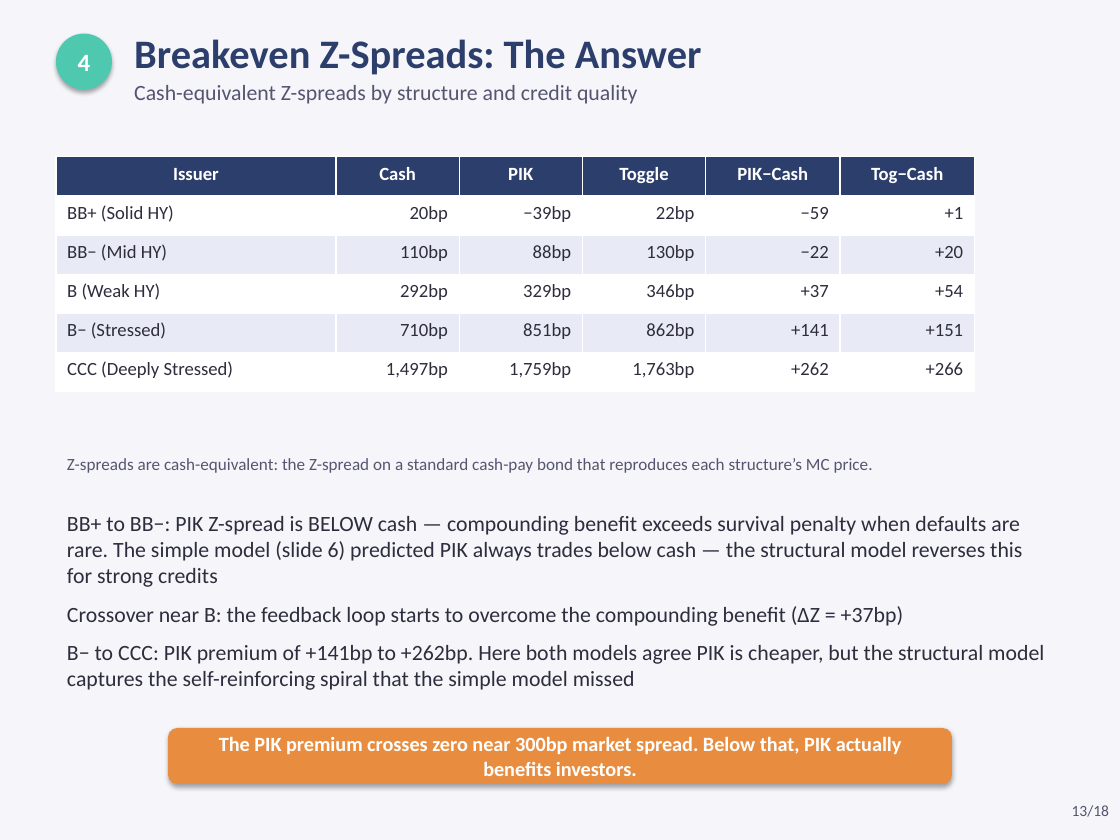
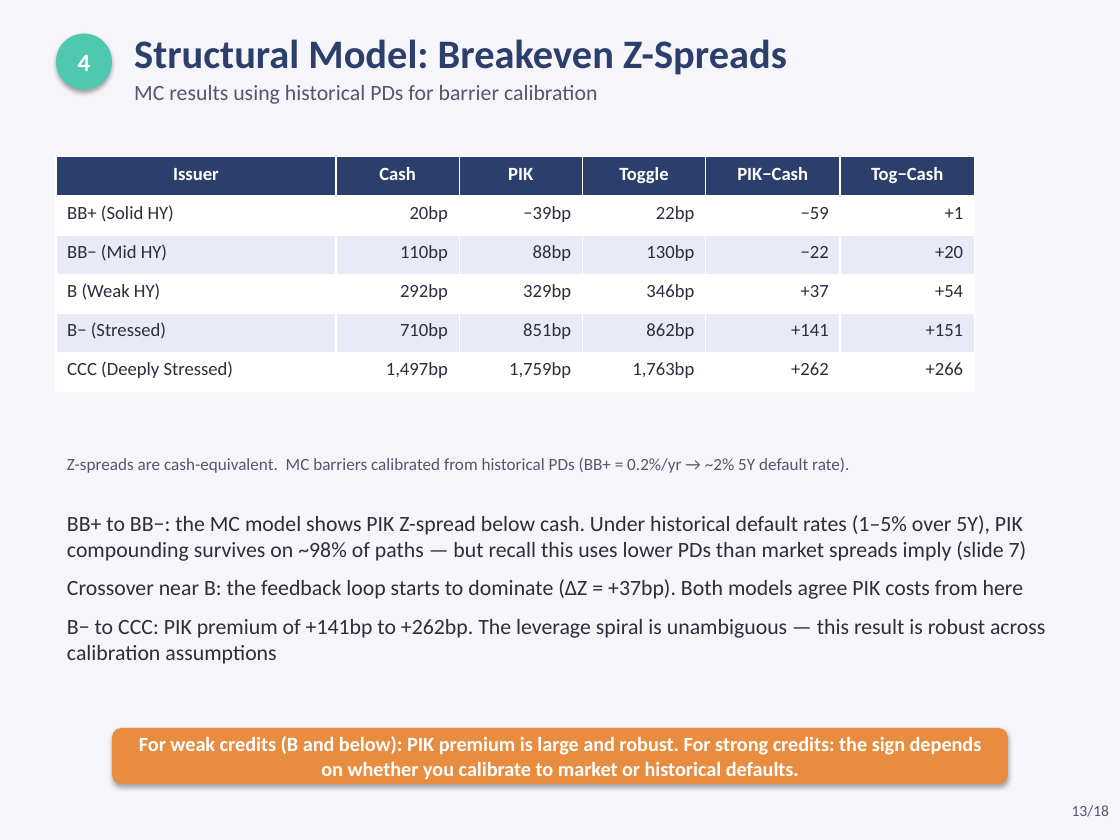
Before and after one commit to jeickmeier/rfin, a slide deck: slide 13 of finstack-py/examples/scripts/valuations/instruments/pik_coupon_pricing.pptx. Drawn at 1120x840 pixels with LibreOffice and Linux fonts; fonts in the diff are those of the drawing. Boxes give left, top, right and bottom in pixels: in the first picture for what was removed or moved away, otherwise in the second. Text is boxed around its words. In the diff, an @@ line names an element or a change of style, - is before the commit and + after.

```diff
--- a/finstack-py/examples/scripts/valuations/instruments/pik_coupon_pricing.pptx
+++ b/finstack-py/examples/scripts/valuations/instruments/pik_coupon_pricing.pptx
@@ text at box(134, 39, 787, 75): text changed @@
-Breakeven Z-Spreads: The Answer
+Structural Model: Breakeven Z-Spreads
@@ text at box(134, 85, 597, 104): text changed @@
-Cash-equivalent Z-spreads by structure and credit quality
+MC results using historical PDs for barrier calibration
@@ text at box(67, 458, 849, 473): text changed @@
-Z-spreads are cash-equivalent: the Z-spread on a standard cash-pay bond that reproduces each structure’s MC price.
+Z-spreads are cash-equivalent. MC barriers calibrated from historical PDs (BB+ = 0.2%/yr → ~2% 5Y default rate).
@@ text at box(67, 515, 1045, 664): text changed @@
-BB+ to BB−: PIK Z-spread is BELOW cash — compounding benefit exceeds survival penalty when defaults are rare. The simple model (slide 6) predicted PIK always trades below cash — the structural model reverses this for strong credits
-Crossover near B: the feedback loop starts to overcome the compounding benefit (ΔZ = +37bp)
-B− to CCC: PIK premium of +141bp to +262bp. Here both models agree PIK is cheaper, but the structural model captures the self-reinforcing spiral that the simple model missed
+BB+ to BB−: the MC model shows PIK Z-spread below cash. Under historical default rates (1–5% over 5Y), PIK compounding survives on ~98% of paths — but recall this uses lower PDs than market spreads imply (slide 7)
+Crossover near B: the feedback loop starts to dominate (ΔZ = +37bp). Both models agree PIK costs from here
+B− to CCC: PIK premium of +141bp to +262bp. The leverage spiral is unambiguous — this result is robust across calibration assumptions
@@ rounded rectangle "For weak credits (B and ...": place and size @@
-rounded rectangle "For weak credits (B and ..." at box(168, 728, 952, 784)
+rounded rectangle "For weak credits (B and ..." at box(112, 728, 1008, 784)
@@ text in rounded rectangle at box(139, 736, 982, 779): text changed @@
-The PIK premium crosses zero near 300bp market spread. Below that, PIK actually benefits investors.
+For weak credits (B and below): PIK premium is large and robust. For strong credits: the sign depends on whether you calibrate to market or historical defaults.
```
Also in this commit, not shown: 7 other slides changed, 23 other files.
